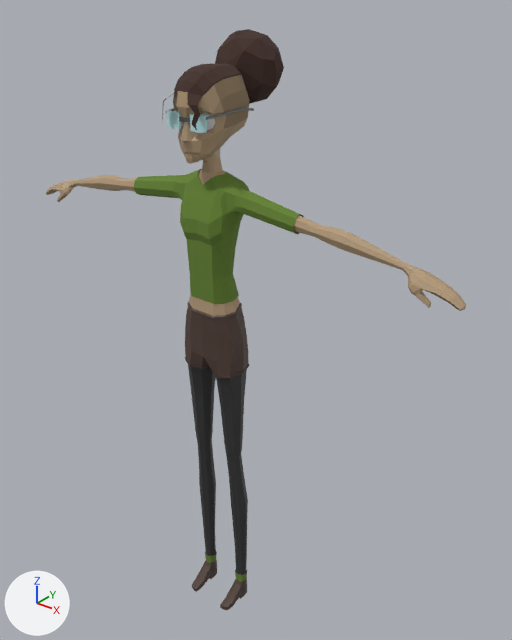
The FBX model Assets/Resources/Models/Players/New Models/Nerd.fbx as it was, and as the next commit left it.
Both versions are drawn from a camera (50 mm lens) standing at (3.94, -4.25, 6.13) and looking at (0.11, 0.54, 3.16). Arrows for +X, +Y and +Z are at lower left; the lights stay in place. Where no turn or scale is listed for an object, it has been applied to the vertices.

The older version as bpy lines, for what is in view:
```python
mat_primary = principled_material('Primary')
mat_primary.base_color = (0.133, 0.232, 0.0339)  # green #668434
mat_primary.roughness = 1.0
me_cube = bpy.data.meshes.new('Cube')
me_cube.from_pydata(...)  # 1229 vertices, 1261 faces; spans x -2.31..2.31, y -0.37..0.79, z -2.65..3.09
me_cube.materials.append(mat_material)  # white #e7e7e7
me_cube.materials.append(mat_hair)  # brown #442f29
me_cube.materials.append(mat_glassesframes)  # cyan #b9e6e7
me_cube.materials.append(mat_frames)  # grey #7d7d7d
me_cube.materials.append(mat_primary)  # green #668434
me_cube.materials.append(mat_secondary)  # brown #503e36
me_cube.materials.append(mat_tertiary)  # black #373737
me_cube.materials.append(mat_skin)  # beige #b59b7a
me_cube.materials.append(mat_undereye)  # brown #8c6264
me_cube.materials.append(mat_eyes)  # dark green #143510
me_cube.materials.append(mat_undercut)  # brown #937e63
ob_body = bpy.data.objects.new('Body', me_cube)
ob_body.location = (0.0, 0.06, 2.65)
```
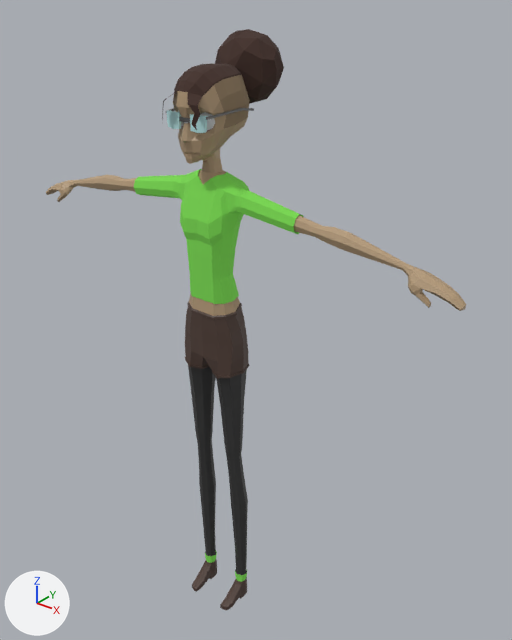
Boxes (x1, y1, x2, y2) around the edits, measured in the pictures (512 x 640 px):
'Body', recoloured, surface changed: (131, 166, 306, 585) in both

Diff of the bpy script that builds the scene:
```diff
--- a/Assets/Resources/Models/Players/New Models/Nerd.fbx.py
+++ b/Assets/Resources/Models/Players/New Models/Nerd.fbx.py
@@ mat_primary @@
 mat_primary = principled_material('Primary')
-mat_primary.base_color = (0.133, 0.232, 0.0339)  # green #668434
+mat_primary.base_color = (0.162, 0.597, 0.0666)  # green #70cb49
 mat_primary.roughness = 1.0
+mat_primary.emission_strength = 1.0
+mat_primary.emission_color = (0.0297, 0.0959, 0.0139)  # dark green #30571f
```
